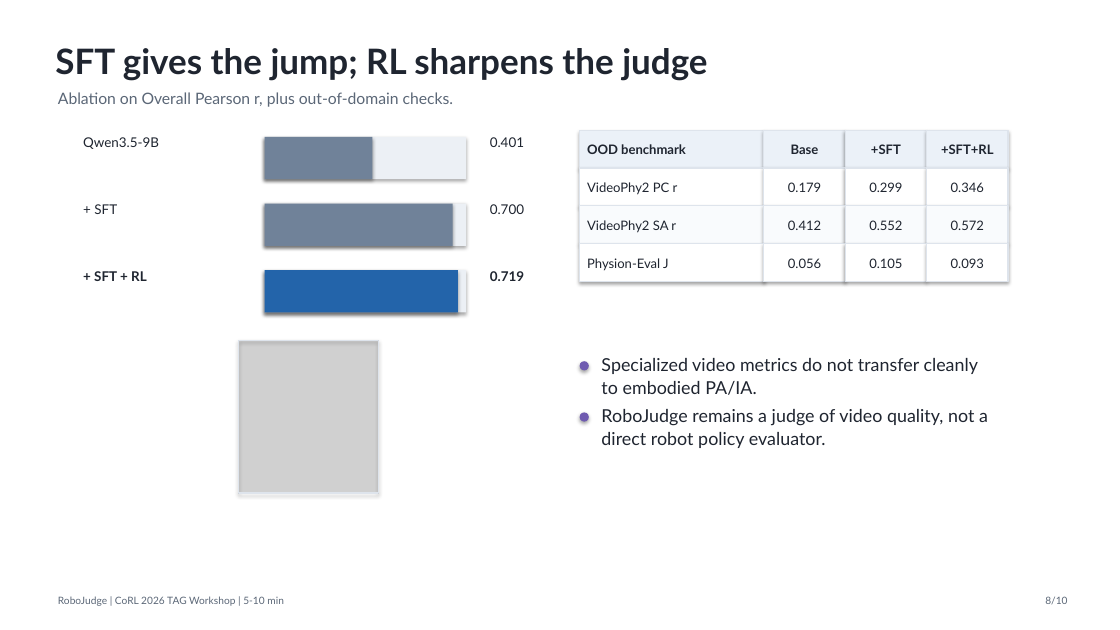
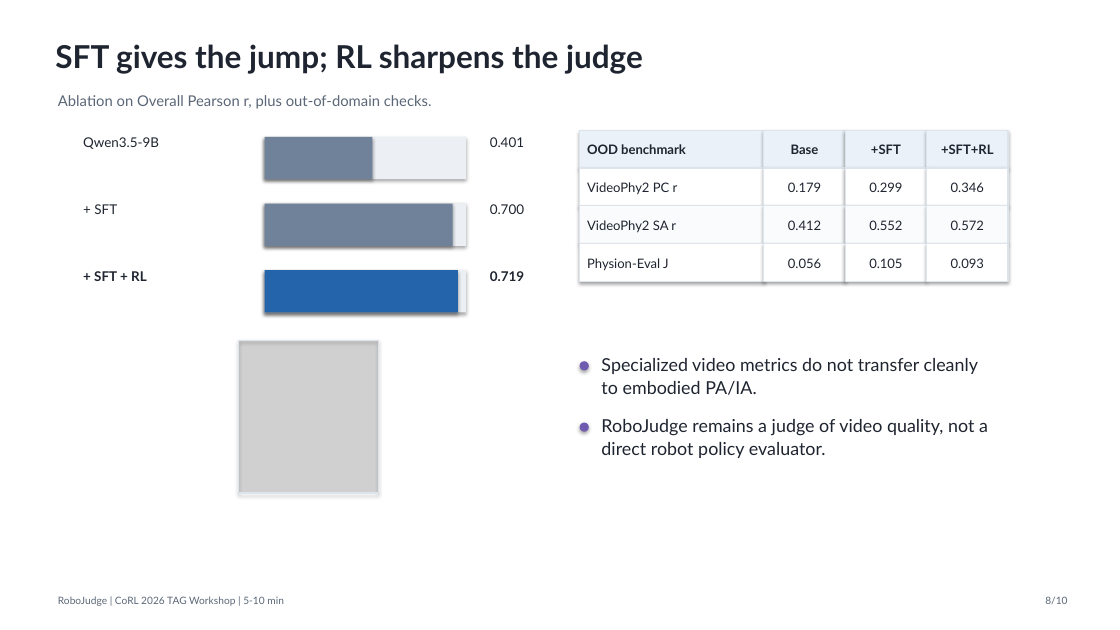
Before and after one commit to SiyuanMaCS/SiyuanMaCS.github.io, a slide deck: slide 8 of RoboJudge-slides/RoboJudge_CoRL_TAG_short_5-10min.pptx. Drawn at 1120x630 pixels with LibreOffice and Linux fonts; fonts in the diff are those of the drawing; grey boxes stand for pictures. Boxes give left, top, right and bottom in pixels: in the first picture for what was removed or moved away, otherwise in the second. Text is boxed around its words. In the diff, an @@ line names an element or a change of style, - is before the commit and + after.

Commit message:
Refresh RoboJudge workshop slides

```diff
--- a/RoboJudge-slides/RoboJudge_CoRL_TAG_short_5-10min.pptx
+++ b/RoboJudge-slides/RoboJudge_CoRL_TAG_short_5-10min.pptx
@@ text "SFT gives the jump; RL ..." at (x1=55, y1=44, x2=643, y2=74): size 30 to 27 pt @@
@@ text "Ablation on Overall Pearson r, ..." at (x1=58, y1=95, x2=432, y2=109): size 13.5 to 12.7 pt @@
@@ text "RoboJudge remains a judge of ..." moved from (x1=601, y1=409, x2=988, y2=448) to (x1=601, y1=419, x2=988, y2=458) @@
@@ ellipse moved from (x1=580, y1=413, x2=589, y2=422) to (x1=580, y1=423, x2=589, y2=432) @@
```
Also in this commit, not shown: 9 other slides changed, 5 other files.
